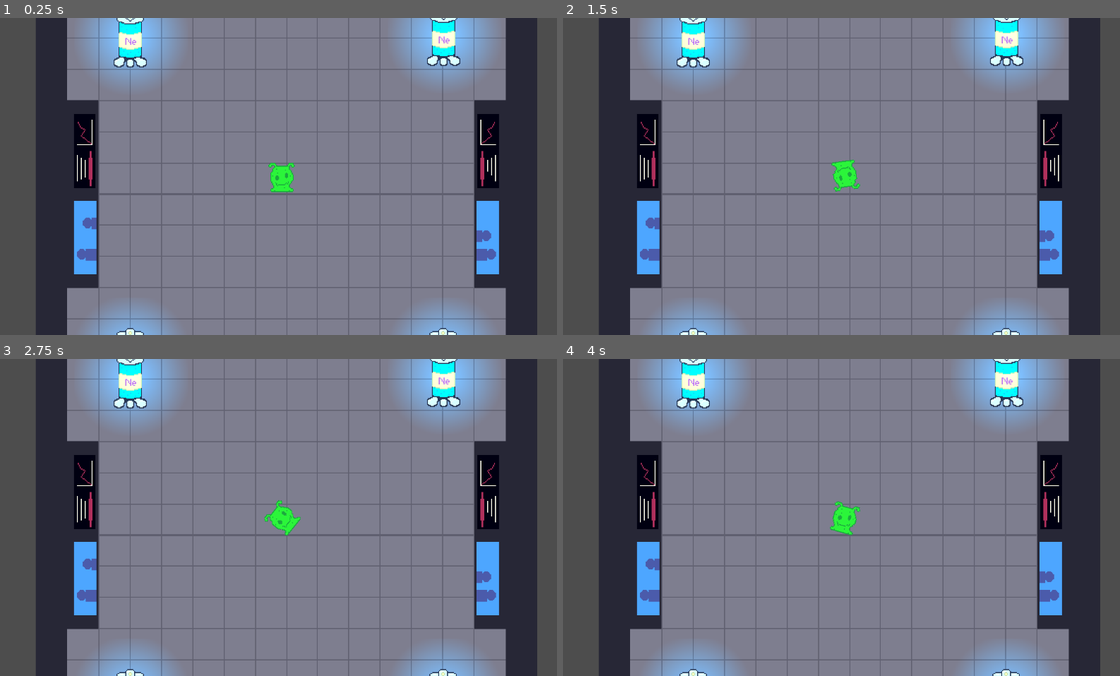
Above: before the commit, frames 1-4 (two rows, left to right).
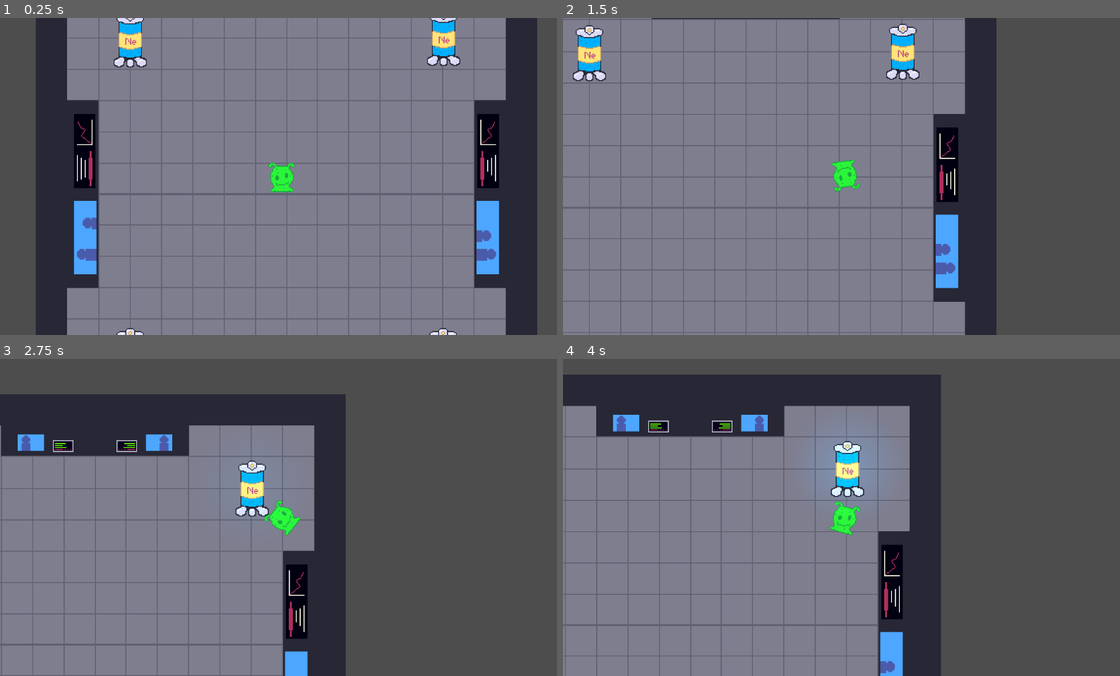
Above: after the commit, the same moments.

Repository: ACM-Game-Dev/FullyhacksSpring2024
Game: Godot game, scene res://map.tscn
Two runs of this game, one before a commit and one after it. Both use one fixed random seed, a clock stepped at 60 frames per second and the inputs below.
Inputs (mouse positions are in pixels of both pictures, inside the frame that each line leads up to):
- Up to frame 1 (0.25 s): no input
- Up to frame 2 (1.5 s): tap Enter at 0.5 s; move the mouse to (969, 160) at 0.52 s; hold D (move_right) 0.53-1.28 s; click (969, 160) at 0.67 s; move the mouse to (730, 192) at 1.27 s; hold W (move_down) from 1.28 s (still down)
- Up to frame 3 (2.75 s): move the mouse to (339, 447) at 2.02 s; release W (move_down) at 2.03 s; hold D (move_right) from 2.03 s (still down)
- Up to frame 4 (4 s): move the mouse to (819, 580) at 2.77 s; release D (move_right) at 2.78 s; hold S (move_up) 2.78-3.53 s; click (819, 580) at 2.92 s; move the mouse to (1014, 565) at 3.52 s; hold A (move_left) from 3.53 s (still down)

The runs differ from the first frame. In frame 1, 8.1% of the frame differs, in the area x 14-89%, y 0-100%; in frame 2, 52%; in frame 3, 71%, in the area x 0-97%, y 0-100%; in frame 4, 66%.
Error before the commit: Parse Error: Identifier "CHARGE_RATE" not declared in the current scope. (res://Spire2D.gd:32)

Commit message:
Dane's epic push

Diff:
--- a/FullyHacks/Character/player.tscn
+++ b/FullyHacks/Character/player.tscn
@@ -290,7 +290,7 @@
 scale = Vector2(2, 2)
 sprite_frames = SubResource("SpriteFrames_4qf0m")
 animation = &"walk_down"
-frame_progress = 0.129959
+frame_progress = 0.0714825
 
 [node name="Camera2D" type="Camera2D" parent="."]
 
--- a/FullyHacks/CharacterBody2D.gd
+++ b/FullyHacks/CharacterBody2D.gd
@@ -43,8 +43,8 @@
 		ranged.emit()
 
 func _physics_process(delta):
-	var direction_x = Input.get_axis("ui_left", "ui_right")
-	var direction_y = Input.get_axis("ui_up", "ui_down")
+	var direction_x = Input.get_axis("move_left", "move_right")
+	var direction_y = Input.get_axis("move_down", "move_up")
 
 	if direction_x or direction_y:
 		velocity.x = direction_x * SPEED
--- a/FullyHacks/Spire2D.gd
+++ b/FullyHacks/Spire2D.gd
@@ -3,6 +3,8 @@
 signal prox
 
 const MAX_CHARGE = 100
+const CHARGE_RATE = 1
+const CHARGE_FALLOFF_RATE = 0.5
 
 var charging = false
 
@@ -18,7 +20,7 @@
 func _process(delta):
 	charge = clamp(charge, 0, MAX_CHARGE)
 	$PointLight2D.energy = charge /75.0
-	print("Collective Charge:", str(global.collective_charge))
+	#print("Collective Charge:", str(global.collective_charge))
 
 func _on_body_entered(body):
 	if body.has_method("_player"):
--- a/FullyHacks/project.godot
+++ b/FullyHacks/project.godot
@@ -12,7 +12,7 @@
 
 config/name="FullyHacks"
 run/main_scene="res://map.tscn"
-config/features=PackedStringArray("4.2", "Forward Plus")
+config/features=PackedStringArray("4.1", "Forward Plus")
 config/icon="res://icon.svg"
 
 [autoload]
Not shown: 1 places in FullyHacks/Bullet.tscn that only renumber resources
